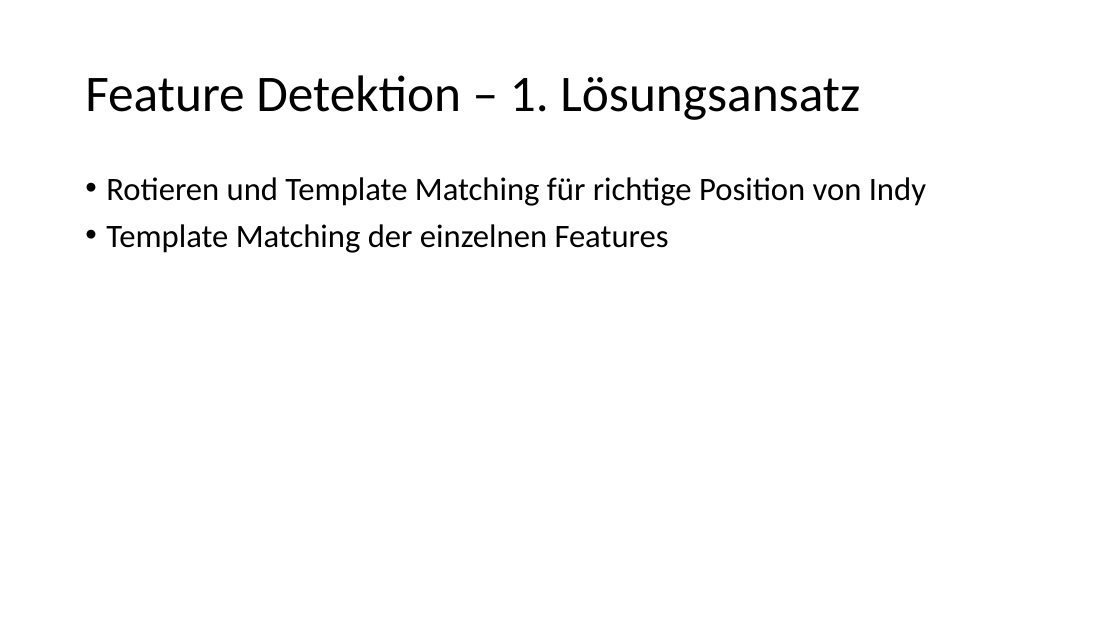
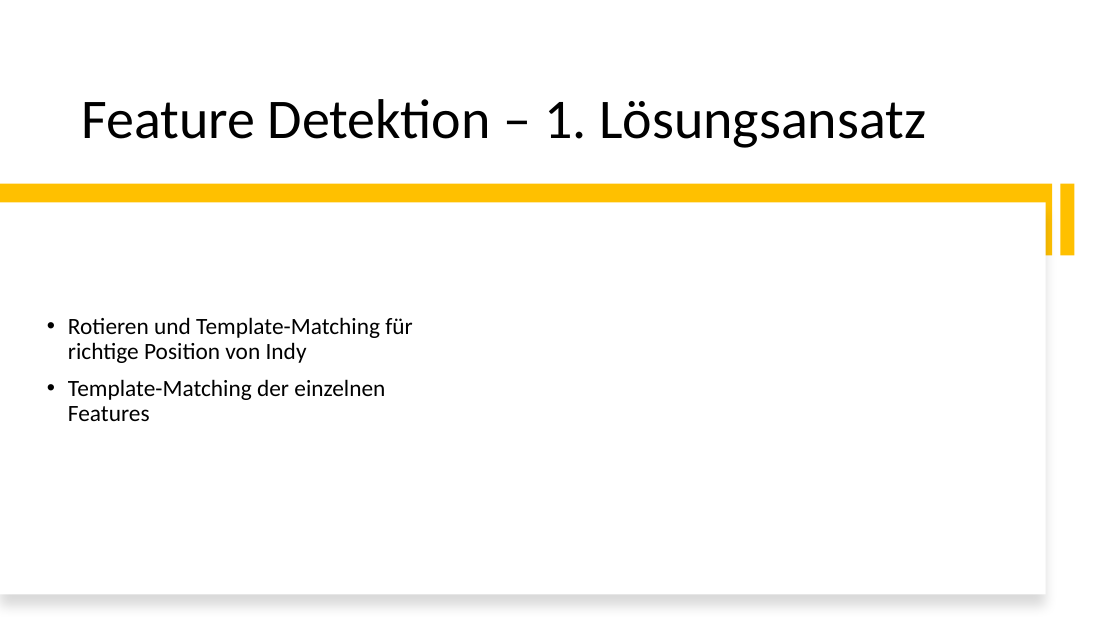
Before and after one commit to norbus161/Indiana-Jones-Defect-Detection, a slide deck: slide 8 of presentation/DIP-Project.pptx. Drawn at 1120x630 pixels with LibreOffice and Linux fonts; fonts in the diff are those of the drawing. Boxes give left, top, right and bottom in pixels: in the first picture for what was removed or moved away, otherwise in the second. Text is boxed around its words. In the diff, an @@ line names an element or a change of style, - is before the commit and + after.

```diff
--- a/presentation/DIP-Project.pptx
+++ b/presentation/DIP-Project.pptx
@@ title "Feature Detektion – 1. Lösungsansatz" at (81,99,926,148): size 44 to 48 pt; vertical alignment middle to bottom @@
@@ rectangle added at (0,184,1053,255), fill #FFC000 @@
@@ rectangle added at (0,202,1046,595), fill #FFFFFF @@
@@ rectangle added at (1060,184,1075,255), fill #FFC000 @@
@@ text "Rotieren und Template-Matching für richtige ..." at (68,317,413,421): vertical alignment top to middle @@
@@ text at (68,317,413,421): text changed; size 28 to 20 pt @@
-• Rotieren und Template Matching für richtige Position von Indy
-• Template Matching der einzelnen Features
+• Rotieren und Template-Matching für richtige Position von Indy
+• Template-Matching der einzelnen Features
```
Also in this commit, not shown: 8 other slides changed, 2 slides added, 2 slides removed.
